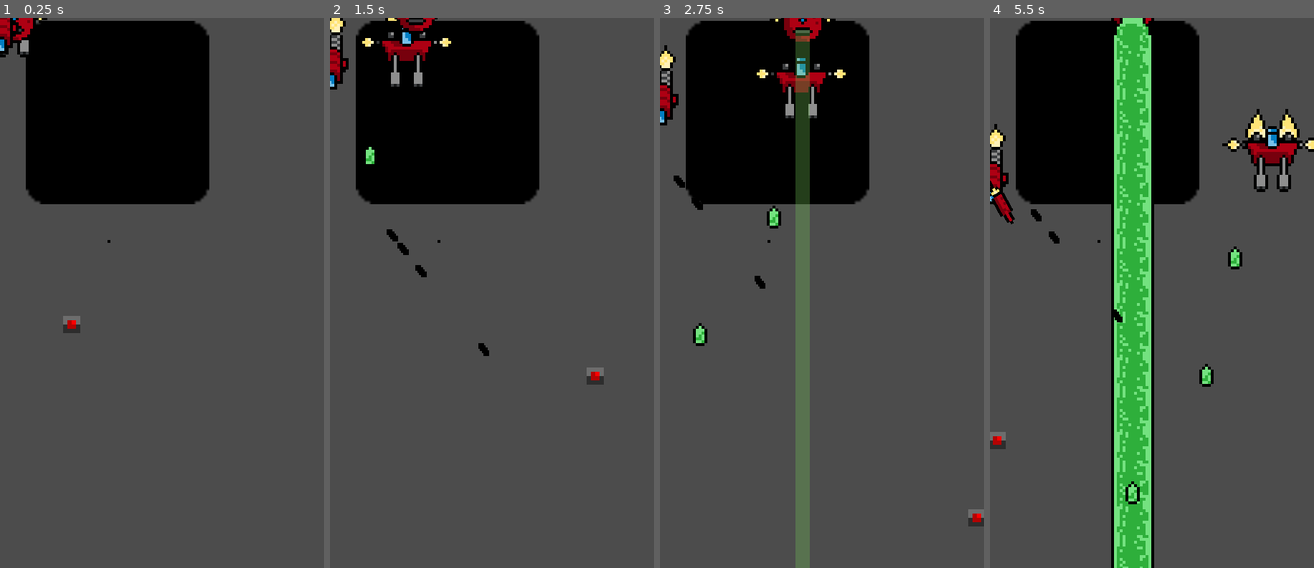
Above: before the commit, frames 1-4 (left to right).
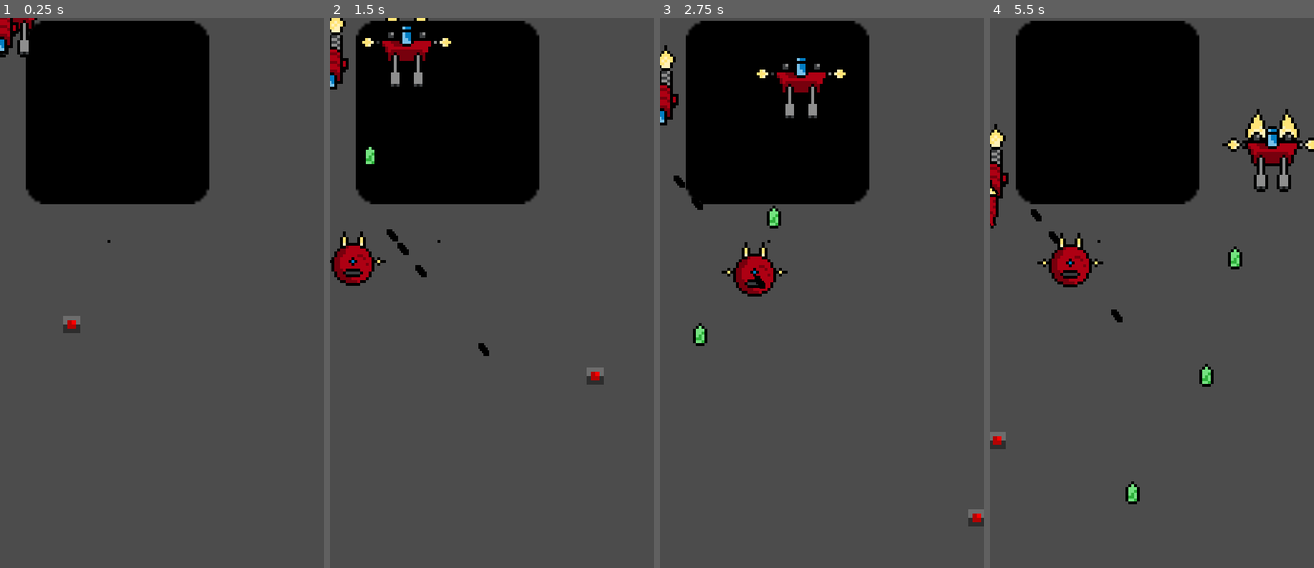
Above: after the commit, the same moments.

Repository: Fl0xy/LD44_Your_life_is_currency
Game: Godot game, scene res://scenes/henrik_test.tscn
The game is run twice, just before and just after one commit, with the same random seed, the same clock (stepped at 60 frames per second) and the same inputs. This scene is started directly instead of the project's main scene. The engine's default icon, where the game draws it, is replaced by a stand-in: a white triangle on a blue panel in a dark square.
Inputs:
- Up to frame 1 (0.25 s): no input
- Up to frame 2 (1.5 s): tap Enter (ui_accept) at 0.5, 0.77 s; hold D (right) 0.53-1.28 s; tap Space (fire) at 0.6, 1.35 s; hold S (down) from 1.28 s (still down)
- Up to frame 3 (2.75 s): tap Enter (ui_accept) at 1.52 s; release S (down) at 2.03 s; hold D (right) from 2.03 s (still down); tap Space (fire) at 2.1 s
- Up to frame 4 (5.5 s): release D (right) at 2.78 s; hold Up (ui_up) 2.78-3.53 s; tap Space (fire) every 0.75 s from 2.85 to 5.1 s; tap Enter (ui_accept) at 3.02, 3.77, 4.52 s; hold A (left) 3.53-5.03 s; hold S (down) from 5.03 s (still down)

The runs differ from the first frame. In frame 1, 0.2% of the frame differs, in the area x 3-15%, y 0-5%; in frame 2, 1.1%; in frame 3, 5.5%; in frame 4, 14%, in the area x 0-51%, y 0-100%.

Commit message:
dirty gamejam stuff

Diff:
--- a/assets/enemys/beam_sphere.tscn
+++ b/assets/enemys/beam_sphere.tscn
@@ -25,6 +25,9 @@
 
 [node name="beam_sphere" type="Node2D"]
 script = ExtResource( 1 )
+__meta__ = {
+"_edit_group_": true
+}
 
 [node name="ship_body" type="Sprite" parent="."]
 texture = SubResource( 1 )
@@ -73,7 +76,6 @@
 volume_db = -11.66
 
 [node name="Area2D" type="Area2D" parent="."]
-editor/display_folded = true
 
 [node name="CollisionShape2D" type="CollisionShape2D" parent="Area2D"]
 shape = SubResource( 4 )
--- a/assets/enemys/beam_sphere_motion.gd
+++ b/assets/enemys/beam_sphere_motion.gd
@@ -16,6 +16,8 @@
 var time : float
 
 func _physics_process(delta):
+	target_pos = global.player.position#gamejam
+
 	#constant movement on y
 	time = fmod(time + delta, (2*PI*frequency)) # (2*PI*frequency) sin() repeats
 	position.y = (sin(frequency * time) * aplitude)
--- a/assets/enemys/rocket.gd
+++ b/assets/enemys/rocket.gd
@@ -7,6 +7,7 @@
 var heading = Vector2(0, 1)
 
 func _physics_process(delta):
+	target_global_position = global.player.position# gamejam
 	var to_target = target_global_position - position
 
 	var tmp_turning_speed = turning_speed * delta
--- a/assets/enemys/rocket_ship_body.gd
+++ b/assets/enemys/rocket_ship_body.gd
@@ -16,6 +16,9 @@
 	timer.start(rocket_intervall)
 
 	var instance = rocket.instance()
+
+	instance.target_global_position = global.player.get_global_position() #gamejam temporäre lösung
+
 	instance.set_global_position($projectile/spawn.get_global_position())
 	get_parent().get_parent().add_child(instance)
 
--- /dev/null
+++ b/scenes/EnemySpawner.tscn
@@ -0,0 +1,8 @@
+[gd_scene load_steps=3 format=2]
+
+[ext_resource path="res://scenes/EnemySpawner.gd" type="Script" id=1]
+[ext_resource path="res://assets/enemys/beam_sphere.tscn" type="PackedScene" id=2]
+
+[node name="EnemySpawner" type="Node2D"]
+script = ExtResource( 1 )
+enemy_scene = ExtResource( 2 )
--- a/scenes/henrik_test.tscn
+++ b/scenes/henrik_test.tscn
@@ -7,8 +7,8 @@
 [ext_resource path="res://assets/enemys/rapid_fire_gun_ship.tscn" type="PackedScene" id=5]
 [ext_resource path="res://assets/enemys/rocket_ship.tscn" type="PackedScene" id=6]
 [ext_resource path="res://assets/enemys/beam_sphere.tscn" type="PackedScene" id=7]
-[ext_resource path="res://scenes/EnemySpawner.gd" type="Script" id=8]
-[ext_resource path="res://scenes/player.tscn" type="PackedScene" id=9]
+[ext_resource path="res://scenes/player.tscn" type="PackedScene" id=8]
+[ext_resource path="res://scenes/EnemySpawner.tscn" type="PackedScene" id=9]
 
 [node name="Node2D" type="Node2D"]
 
@@ -19,6 +19,9 @@
 modulate = Color( 0, 0, 0, 1 )
 position = Vector2( 41, 33 )
 texture = ExtResource( 2 )
+__meta__ = {
+"_edit_lock_": true
+}
 
 [node name="blackPixel" type="Sprite" parent="icon"]
 position = Vector2( -3, 45 )
@@ -31,10 +34,15 @@
 [node name="rocket_ship" parent="." instance=ExtResource( 6 )]
 
 [node name="beam_sphere" parent="." instance=ExtResource( 7 )]
+visible = false
 
-[node name="EnemySpawner" type="Node2D" parent="."]
-script = ExtResource( 8 )
-enemy_scene = ExtResource( 6 )
+[node name="Player" parent="." instance=ExtResource( 8 )]
+position = Vector2( 24.9121, 107.09 )
 
-[node name="Player" parent="." instance=ExtResource( 9 )]
-position = Vector2( 24.9121, 107.09 )
+[node name="SpawnPattern" type="Node2D" parent="."]
+__meta__ = {
+"_edit_lock_": true
+}
+
+[node name="EnemySpawner" parent="SpawnPattern" instance=ExtResource( 9 )]
+position = Vector2( -11, 88 )
--- a/scenes/player.gd
+++ b/scenes/player.gd
@@ -13,6 +13,7 @@
 var velocity: Vector2
 
 func _ready():
+	global.player = self
 	var radius: float = 4
 	var speed: float = 10
 	var tmpProj
--- a/scenes/start.tscn
+++ b/scenes/start.tscn
@@ -150,7 +150,6 @@
 
 [node name="Node2D" parent="." instance=ExtResource( 3 )]
 speedFactor = 0.01
-
 [connection signal="pressed" from="Button" to="." method="_on_Button_pressed"]
 [connection signal="pressed" from="Button2" to="." method="_on_Button2_pressed"]
 [connection signal="pressed" from="SP" to="." method="_on_SP_pressed"]
--- a/scripts/global.gd
+++ b/scripts/global.gd
@@ -1,6 +1,8 @@
 extends Node
 
 var playerProjectilesCount = 0
+
+var player
 
 func GameOver():
 	get_tree().change_scene("res://scenes/gameOver.tscn")
